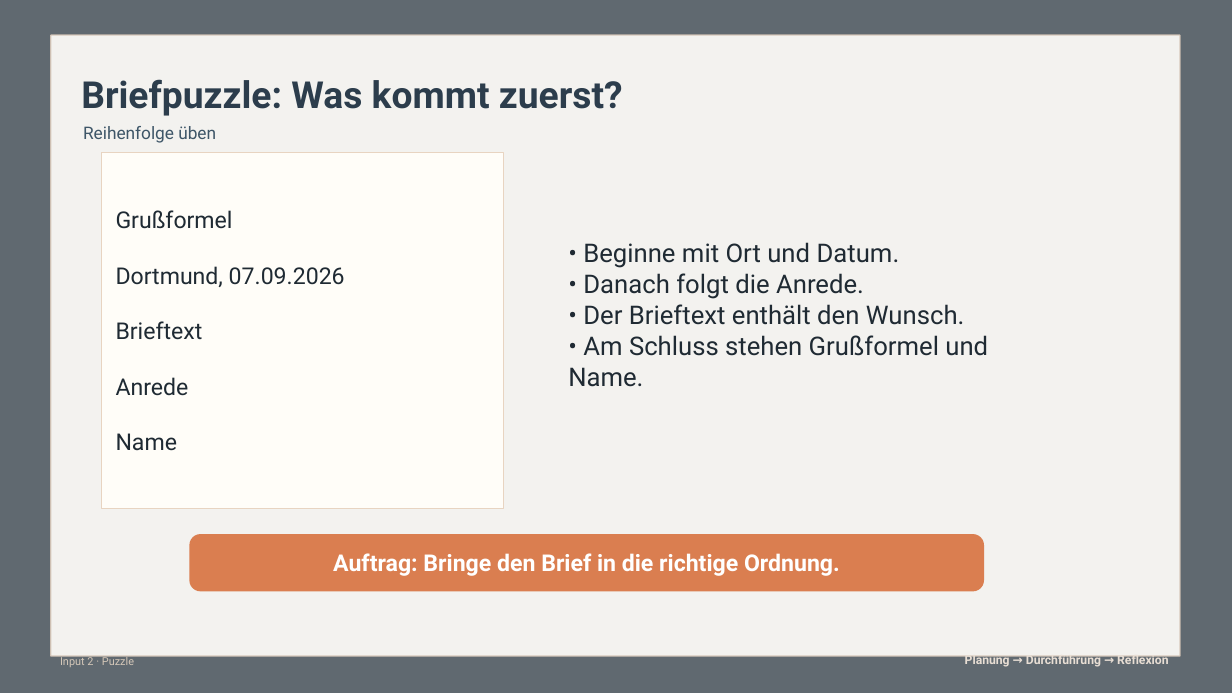
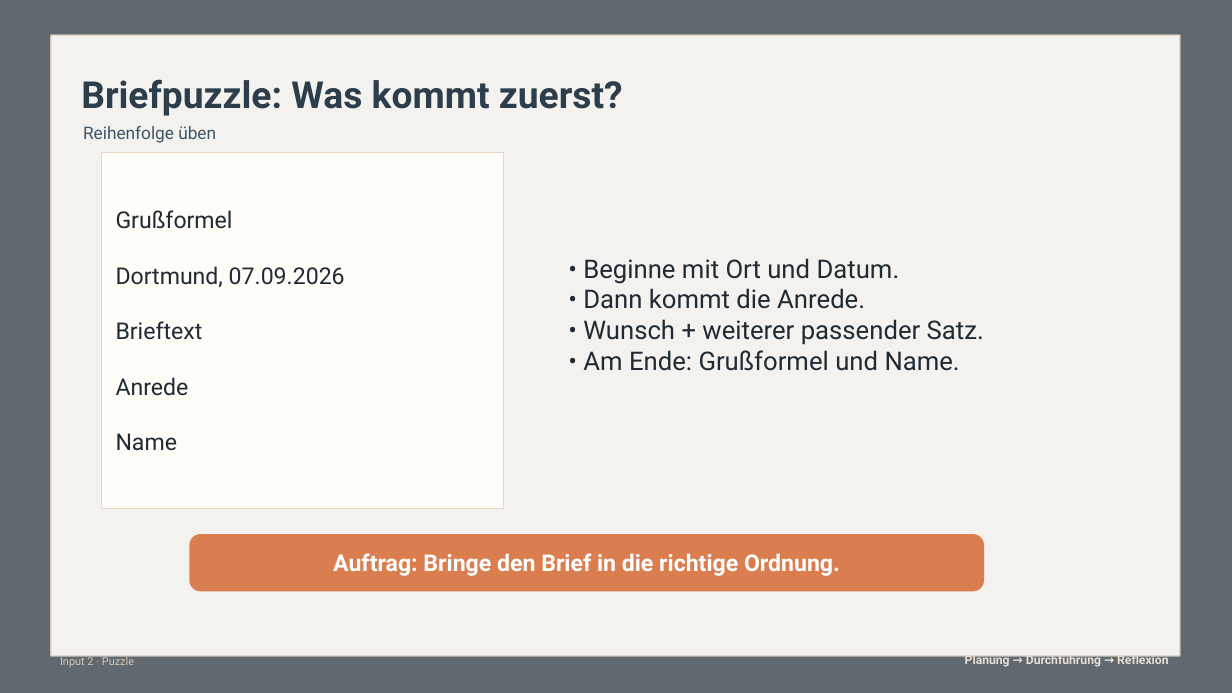
Before and after one commit to technikerleben/d5ur1-wunschbriefe, a slide deck: slide 9 of praesentationen/Impulse_Wunschbriefe_SRL_Mathe.pptx. Drawn at 1232x693 pixels with LibreOffice and Linux fonts; fonts in the diff are those of the drawing; background and template pictures are left out. Boxes give left, top, right and bottom in pixels: in the first picture for what was removed or moved away, otherwise in the second. Text is boxed around its words. In the diff, an @@ line names an element or a change of style, - is before the commit and + after.

```diff
--- a/praesentationen/Impulse_Wunschbriefe_SRL_Mathe.pptx
+++ b/praesentationen/Impulse_Wunschbriefe_SRL_Mathe.pptx
@@ text at box(583, 258, 984, 371): text changed @@
-• Beginne mit Ort und Datum.
-• Danach folgt die Anrede.
-• Der Brieftext enthält den Wunsch.
-• Am Schluss stehen Grußformel und Name.
+• Beginne mit Ort und Datum.
+• Dann kommt die Anrede.
+• Wunsch + weiterer passender Satz.
+• Am Ende: Grußformel und Name.
```
Also in this commit, not shown: 23 other slides changed, 8 other files.
